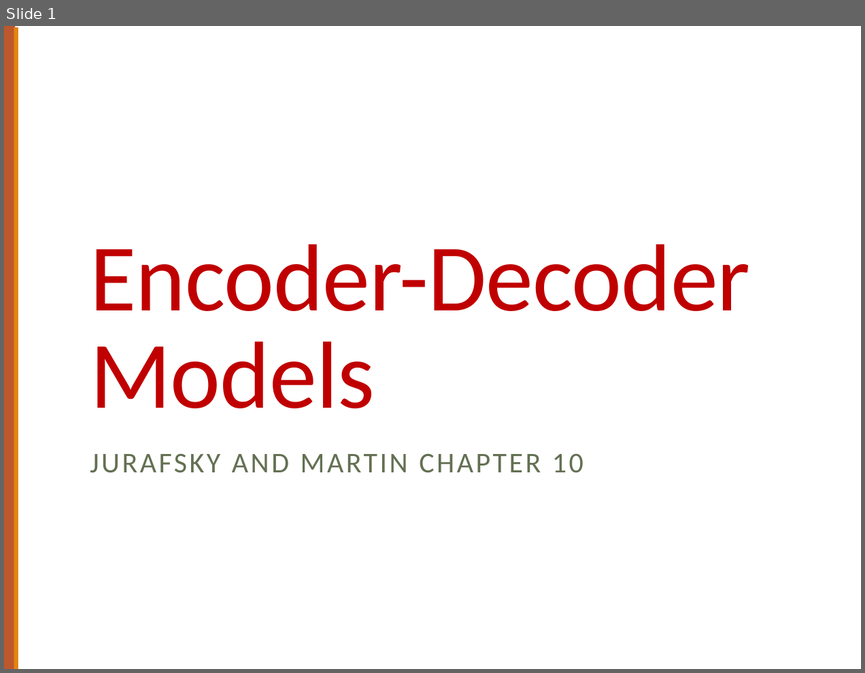
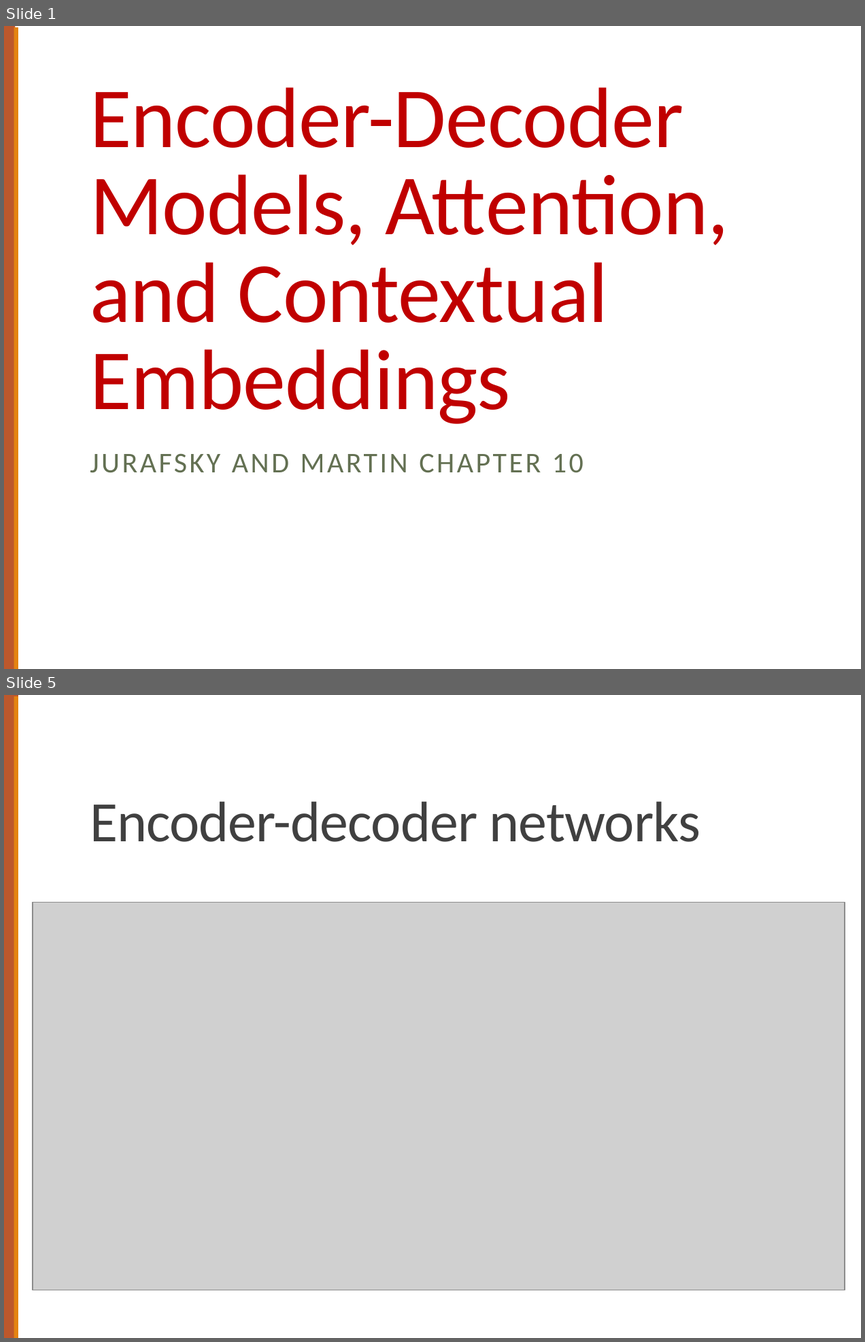
Before and after one commit to computational-linguistics-class/computational-linguistics-class.github.io, a slide deck: slides/18-encoder-decoder-models.pptx. Shown one above the other, each under a label of ours: slide 1 before the commit, slides 1 and 5 after it; the slides between them are not shown. The pictures are 865x673 and 865x1342 pixels, drawn with LibreOffice and Linux fonts; fonts in the diff are those of the drawing; grey boxes stand for pictures. Boxes give left, top, right and bottom in pixels: in the first picture for what was removed or moved away, otherwise in the second. Text is boxed around its words. In the diff, an @@ line names an element or a change of style, - is before the commit and + after.

Commit message:
Update slides for encoder-decoder models

```diff
--- a/slides/18-encoder-decoder-models.pptx
+++ b/slides/18-encoder-decoder-models.pptx
@@ slide 5 added at box(4, 695, 861, 1338), background #FFFFFF; not listed: 1 template element that a slide beside it also shows @@
@@ rectangle added at box(4, 695, 18, 1337), fill #BD582C @@
@@ title added at box(90, 801, 700, 842), 48 pt, text #404040 @@
+Encoder-decoder networks
@@ picture added at box(33, 902, 844, 1289) @@
@@ slide 1 changed as well @@
@@ title at box(90, 87, 729, 424): text changed; size 80 to 72 pt @@
-Encoder-Decoder Models
+Encoder-Decoder Models, Attention,
+and Contextual Embeddings
```
Also in this commit, not shown: 11 other slides added.
